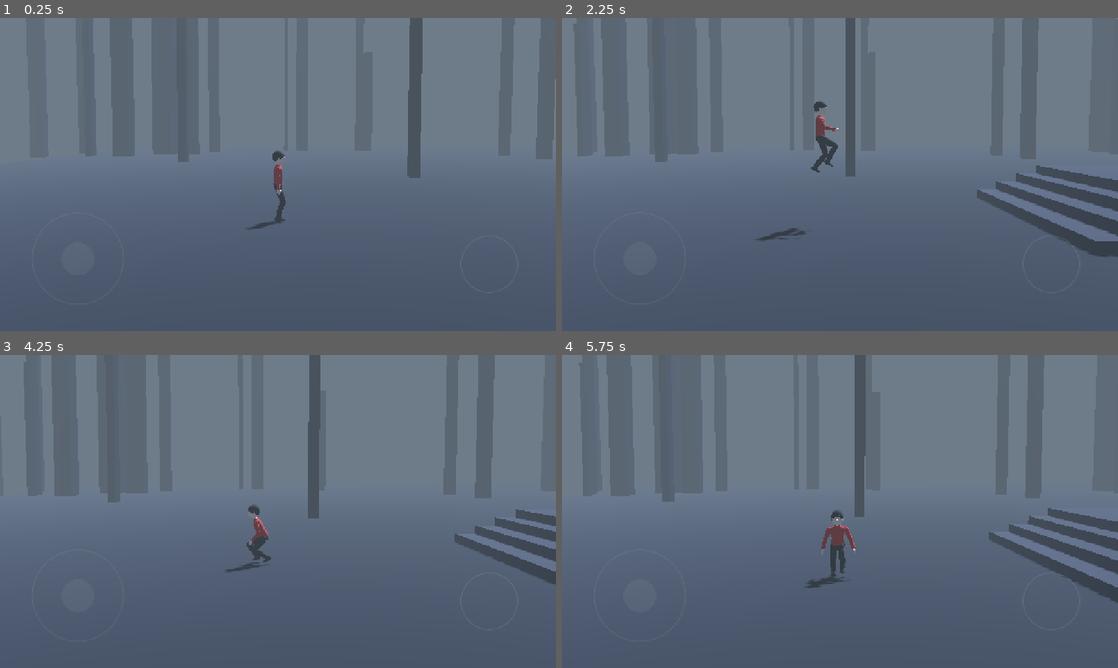
Above: before the commit, frames 1-4 (two rows, left to right).
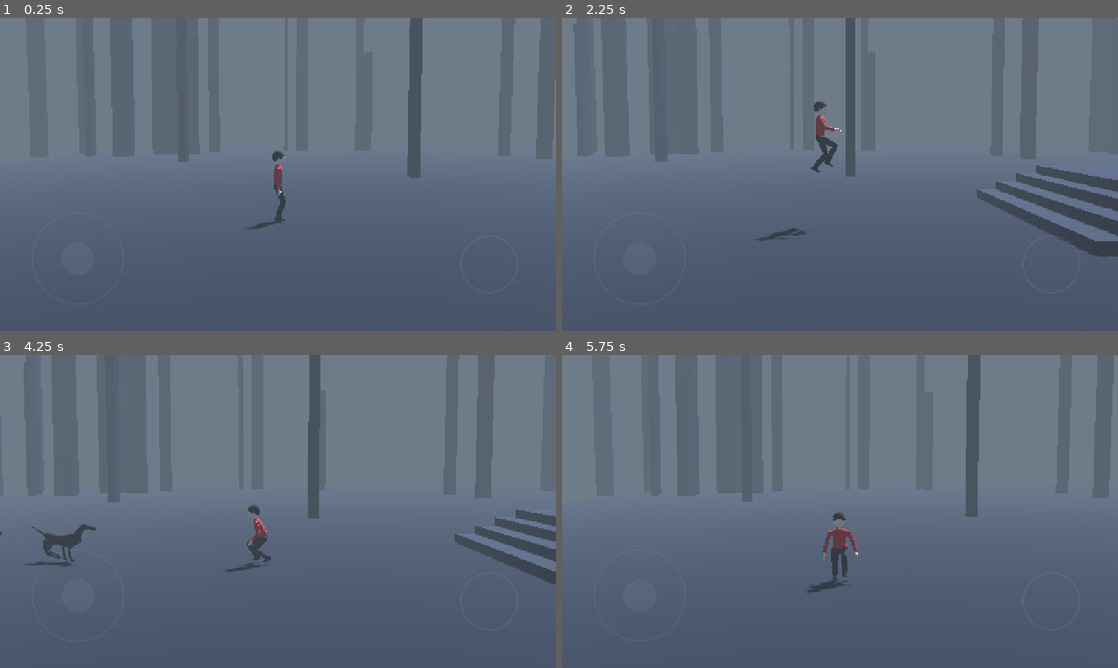
Above: after the commit, the same moments.

Repository: Sclondon/Outside
Game: Godot game, scene res://main.tscn
The game is run twice, just before and just after one commit, with the same random seed, the same clock (stepped at 60 frames per second) and the same inputs.
Inputs (mouse positions are in pixels of both pictures, inside the frame that each line leads up to):
- Up to frame 1 (0.25 s): no input
- Up to frame 2 (2.25 s): move the mouse to (962, 158) at 0.52 s; hold D (move_right) 0.53-1.25 s; hold Space (jump) 0.53-1.25 s; click (962, 158) at 0.67 s; drag from (728, 190) to (812, 237) at 1.27 s; move the mouse to (895, 105) at 2.02 s; hold D (move_right) from 2.03 s (still down); hold Space (jump) from 2.03 s (still down)
- Up to frame 3 (4.25 s): release D (move_right) at 2.75 s; release Space (jump) at 2.75 s; drag from (250, 574) to (111, 464) at 2.77 s; move the mouse to (444, 558) at 3.52 s; hold A (move_left) from 3.53 s (still down); hold Space (jump) from 3.53 s (still down)
- Up to frame 4 (5.75 s): release A (move_left) at 4.25 s; release Space (jump) at 4.25 s; drag from (673, 464) to (756, 433) at 4.27 s; move the mouse to (867, 511) at 5.02 s; hold S (move_down) from 5.03 s (still down); hold Space (jump) from 5.03 s (still down); click (867, 511) at 5.17 s

The runs differ from the first frame. In frame 1, less than 0.1% of the frame differs, in the area x 49-52%, y 44-61%; in frame 2, less than 0.1%; in frame 3, 0.5%; in frame 4, 8.7%, in the area x 11-100%, y 0-80%.

Commit message:
Hounds give chase and bay; the boy is remodelled with fused garments and proper hands
- Two hounds (Blender-built, animated in code with a trot and a flexing gallop)
  are released behind the player, leap steps, crates and gaps, hold and bark at
  gaps they cannot clear, and restart the chase when they catch you.
- Their bays and barks are synthesised in code.
- The boy's shirt, trousers and head are each fused into one smooth surface, and
  he has hands with fingers and a thumb.

Co-Authored-By: Claude Opus 5.5 <noreply@anthropic.com>
Claude-Session: https://claude.ai/code/session_01XLDTvBPdBf83Bygf8TCH2N

Diff:
--- a/scripts/character_rig.gd
+++ b/scripts/character_rig.gd
@@ -15,6 +15,8 @@
 const ANKLE := 0.05
 const UPPER_ARM := 0.2
 const FOREARM := 0.2
+## How far out the model's arms are held at rest (tools/build_character.py).
+const ARM_REST := 0.22
 const MODEL := preload("res://models/boy.glb")
 
 
@@ -257,3 +259,11 @@
 func _apply_pose() -> void:
 	for i in _joints.size():
 		_skeleton.set_bone_pose(_bones[i], _joints[i].transform)
+	# The arms are modelled held away from the body so the sleeves stay clear of
+	# the shirt; turn that back out so an unposed arm hangs straight.
+	for i in 2:
+		var rest := Basis(Vector3.BACK, (1.0 if i == 0 else -1.0) * ARM_REST)
+		var shoulder := _shoulders[i].transform
+		var elbow := _elbows[i].transform
+		_skeleton.set_bone_pose(_bones[_joints.find(_shoulders[i])], Transform3D(shoulder.basis * rest.inverse(), shoulder.origin))
+		_skeleton.set_bone_pose(_bones[_joints.find(_elbows[i])], Transform3D(rest * elbow.basis * rest.inverse(), rest * elbow.origin))
--- /dev/null
+++ b/scripts/hound.gd
@@ -0,0 +1,215 @@
+class_name Hound
+extends CharacterBody3D
+## A hound that runs the player down, baying as it comes.
+##
+## It heads straight for its target, hops steps, leaps obstacles and gaps it can
+## clear, and holds at the edge of one it cannot. Everything it needs (collider,
+## model, voice) is made here, so `Hound.new()` is a complete hound.
+
+signal caught
+signal bayed
+
+@export var run_speed := 5.4
+@export var acceleration := 16.0
+@export var turn_rate := 9.0
+@export var jump_height := 1.3
+@export var gravity := 24.0
+## Touching distance: closer than this and the chase is over.
+@export var catch_distance := 0.8
+## The widest gap it will throw itself across.
+@export var leap_distance := 2.8
+
+var target: Player
+var chasing := false
+## Heading of the model, radians around Y. Zero faces +Z.
+var facing_yaw := PI * 0.5
+## Render-rate position; the rig follows this.
+var visual_position := Vector3.ZERO
+
+var _spawn := Transform3D.IDENTITY
+var _prev_pos := Vector3.ZERO
+var _curr_pos := Vector3.ZERO
+var _jump_cooldown := 0.0
+var _bay_timer := 0.0
+var _held := false
+var _voice: AudioStreamPlayer3D
+var _rig: HoundRig
+
+static var _voices: Array[AudioStreamWAV] = []
+
+
+func _ready() -> void:
+	add_to_group(&"hounds")
+	# Hounds and the player pass through each other; only the world stops them.
+	collision_layer = 4
+	collision_mask = 1
+	floor_snap_length = 0.25
+	floor_max_angle = deg_to_rad(50.0)
+
+	var shape := SphereShape3D.new()
+	shape.radius = 0.26
+	var collider := CollisionShape3D.new()
+	collider.shape = shape
+	collider.position.y = shape.radius
+	add_child(collider)
+
+	if _voices.is_empty():
+		_voices = [_make_voice(true), _make_voice(false)]
+	_voice = AudioStreamPlayer3D.new()
+	_voice.unit_size = 14.0
+	_voice.max_distance = 70.0
+	_voice.position.y = 0.6
+	add_child(_voice)
+
+	_rig = HoundRig.new()
+	add_child(_rig)
+	_rig.top_level = true
+
+	_spawn = global_transform
+	reset()
+
+
+## Back to where it started, waiting to be let loose again.
+func reset() -> void:
+	global_transform = _spawn
+	velocity = Vector3.ZERO
+	chasing = false
+	facing_yaw = PI * 0.5
+	_bay_timer = randf_range(0.0, 0.6)
+	_prev_pos = global_position
+	_curr_pos = global_position
+	visual_position = global_position
+
+
+func _physics_process(delta: float) -> void:
+	var grounded := is_on_floor()
+	var wish := Vector3.ZERO
+	_held = false
+	_jump_cooldown -= delta
+	if chasing and target:
+		var to := target.global_position - global_position
+		var flat := Vector3(to.x, 0.0, to.z)
+		if flat.length() < catch_distance and absf(to.y) < 0.9:
+			caught.emit()
+			return
+		wish = (flat.normalized() + _spread() * 0.6).normalized()
+		if grounded:
+			wish = _negotiate(wish, to)
+
+	var current := Vector3(velocity.x, 0.0, velocity.z).move_toward(wish * run_speed, acceleration * delta)
+	velocity.x = current.x
+	velocity.z = current.z
+	if not grounded:
+		velocity.y -= gravity * delta
+	move_and_slide()
+
+	if chasing:
+		_bay_timer -= delta
+		if _bay_timer <= 0.0:
+			_bay()
+	if global_position.y < -15.0:
+		reset()
+	_prev_pos = _curr_pos
+	_curr_pos = global_position
+
+
+func _process(delta: float) -> void:
+	visual_position = _prev_pos.lerp(_curr_pos, Engine.get_physics_interpolation_fraction())
+	var heading := Vector3(velocity.x, 0.0, velocity.z)
+	if _held and target:
+		heading = target.global_position - global_position
+		heading.y = 0.0
+	if heading.length_squared() > 0.2:
+		facing_yaw = lerp_angle(facing_yaw, atan2(heading.x, heading.z), 1.0 - exp(-turn_rate * delta))
+	_rig.global_position = visual_position
+	_rig.rotation = Vector3(0.0, facing_yaw, 0.0)
+
+
+## Deals with whatever lies between here and there. Returns the direction to run.
+func _negotiate(wish: Vector3, to: Vector3) -> Vector3:
+	var here := global_position
+	if not _ground_under(here + wish * 0.8):
+		for reach: float in [1.7, leap_distance]:
+			if _ground_under(here + wish * reach):
+				_jump(jump_height * 0.6)
+				return wish
+		# Too far to leap: stand at the edge and give tongue.
+		_held = true
+		return Vector3.ZERO
+
+	var hit := KinematicCollision3D.new()
+	if test_move(global_transform, wish * 0.3, hit) and hit.get_normal().y < 0.6:
+		# A step gets a hop, anything taller the full leap.
+		var over_it := not test_move(global_transform.translated(Vector3.UP * 0.4), wish * 0.4)
+		_jump(0.35 if over_it else jump_height)
+	elif to.y > 0.7 and Vector2(to.x, to.z).length() < 1.6:
+		_jump(jump_height)
+	return wish
+
+
+func _jump(height: float) -> void:
+	if _jump_cooldown > 0.0:
+		return
+	_jump_cooldown = 0.3
+	velocity.y = sqrt(2.0 * gravity * height)
+
+
+func _ground_under(point: Vector3) -> bool:
+	var query := PhysicsRayQueryParameters3D.create(point + Vector3.UP * 0.6, point + Vector3.DOWN * 1.2, 1)
+	return not get_world_3d().direct_space_state.intersect_ray(query).is_empty()
+
+
+## Keeps the pack from running as one dog.
+func _spread() -> Vector3:
+	var push := Vector3.ZERO
+	for other: Hound in get_tree().get_nodes_in_group(&"hounds"):
+		if other == self:
+			continue
+		var away := global_position - other.global_position
+		away.y = 0.0
+		var distance := away.length()
+		if distance < 1.0 and distance > 0.001:
+			push += away / distance * (1.0 - distance)
+	return push
+
+
+func _bay() -> void:
+	# Mostly long bays; short barks when held up or closing in.
+	var close := target != null and global_position.distance_to(target.global_position) < 4.0
+	var bark := _held or (close and randf() < 0.6) or randf() < 0.2
+	_voice.stream = _voices[1 if bark else 0]
+	_voice.pitch_scale = randf_range(0.86, 1.12)
+	_voice.play()
+	_bay_timer = randf_range(0.35, 0.9) if bark else randf_range(0.9, 2.4)
+	bayed.emit()
+
+
+## Synthesises a hound's voice: a harmonic tone pushed through two throat
+## resonances, with a rasp under it. `long` is a bay, otherwise a bark.
+static func _make_voice(long: bool) -> AudioStreamWAV:
+	const RATE := 22050
+	var count := int((0.75 if long else 0.2) * RATE)
+	var data := PackedByteArray()
+	data.resize(count * 2)
+	var noise := RandomNumberGenerator.new()
+	noise.seed = 3
+	var phase := 0.0
+	for i in count:
+		var t := float(i) / count
+		# A bay swells up and falls away slowly; a bark just drops.
+		var pitch := 230.0 + 210.0 * sin(PI * pow(t, 0.55)) if long else lerpf(520.0, 240.0, pow(t, 0.6))
+		phase += TAU * pitch / RATE
+		var sample := 0.0
+		for harmonic in range(1, 9):
+			var frequency := pitch * harmonic
+			var throat := 0.25 + exp(-pow((frequency - 750.0) / 300.0, 2.0)) + 0.6 * exp(-pow((frequency - 1500.0) / 400.0, 2.0))
+			sample += sin(phase * harmonic) * throat / harmonic
+		sample *= 1.0 + 0.35 * sin(phase * 0.5)
+		sample += noise.randf_range(-1.0, 1.0) * 0.08
+		var envelope := smoothstep(0.0, 0.06, t) * (1.0 - smoothstep(0.6 if long else 0.3, 1.0, t))
+		data.encode_s16(i * 2, int(clampf(sample * envelope * 0.45, -1.0, 1.0) * 32767.0))
+	var stream := AudioStreamWAV.new()
+	stream.format = AudioStreamWAV.FORMAT_16_BITS
+	stream.mix_rate = RATE
+	stream.data = data
+	return stream
--- /dev/null
+++ b/scripts/hound_rig.gd
@@ -0,0 +1,187 @@
+class_name HoundRig
+extends Node3D
+## Drives the hound model (models/hound.glb) in code, the same way as the boy:
+## paws follow a gait cycle and are placed with IK, and the spine, head and tail
+## are layered on top. A trot at low speed becomes a gallop, where the back
+## flexes and the hind legs land just ahead of the fore.
+##
+## The joint positions must match tools/build_character.py.
+
+const MODEL := preload("res://models/hound.glb")
+const BODY := Vector3(0.0, 0.54, 0.0)
+const CHEST := Vector3(0.0, 0.02, 0.2)
+const PELVIS := Vector3(0.0, 0.01, -0.22)
+const HEAD := Vector3(0.0, 0.18, 0.24)
+const TAIL := Vector3(0.0, 0.05, -0.14)
+const LEG := 0.24
+## Height of a planted paw's joint above the ground.
+const PAW := 0.02
+## Fore left, fore right, hind left, hind right.
+const SUFFIXES: Array[String] = ["_fl", "_fr", "_rl", "_rr"]
+const HIPS: Array[Vector3] = [
+	Vector3(0.075, 0.5, 0.24), Vector3(-0.075, 0.5, 0.24),
+	Vector3(0.065, 0.5, -0.26), Vector3(-0.065, 0.5, -0.26),
+]
+## Where in the cycle each leg lands.
+const TROT: Array[float] = [0.0, 0.5, 0.5, 0.0]
+const GALLOP: Array[float] = [0.5, 0.62, 0.0, 0.12]
+
+var _hound: Hound
+var _skeleton: Skeleton3D
+var _joints: Array[Node3D] = []
+var _bones: Array[int] = []
+var _body: Node3D
+var _chest: Node3D
+var _pelvis: Node3D
+var _head: Node3D
+var _tail: Node3D
+var _uppers: Array[Node3D] = []
+var _lowers: Array[Node3D] = []
+var _paws: Array[Node3D] = []
+
+var _time := 0.0
+var _phase := 0.0
+var _run := 0.0
+var _air := 0.0
+var _crouch := 0.0
+var _crouch_velocity := 0.0
+var _bay := 0.0
+var _was_grounded := true
+
+
+func _ready() -> void:
+	_build()
+	_hound = get_parent() as Hound
+	if _hound:
+		_hound.bayed.connect(func() -> void: _bay = 1.0)
+	_time = randf() * 10.0
+
+
+func _process(delta: float) -> void:
+	if _hound == null:
+		return
+	delta = minf(delta, 1.0 / 30.0)
+	_time += delta
+	var velocity := _hound.velocity
+	var speed := Vector2(velocity.x, velocity.z).length()
+	var grounded := _hound.is_on_floor()
+
+	_run = _approach(_run, clampf(speed / _hound.run_speed, 0.0, 1.0), 8.0, delta)
+	_air = _approach(_air, 0.0 if grounded else 1.0, 12.0, delta)
+	_bay = _approach(_bay, 0.0, 4.0, delta)
+	if grounded and not _was_grounded:
+		_crouch_velocity += clampf(-velocity.y * 0.3 + 1.0, 1.0, 3.0)
+	_was_grounded = grounded
+	_crouch_velocity += (-_crouch * 240.0 - _crouch_velocity * 22.0) * delta
+	_crouch = clampf(_crouch + _crouch_velocity * delta, -0.02, 0.16)
+
+	var gallop := smoothstep(0.45, 0.75, _run)
+	var stride := lerpf(0.6, 2.0, _run)
+	var stance := lerpf(0.55, 0.32, _run)
+	if grounded:
+		_phase = fposmod(_phase + speed / stride * delta, 1.0)
+	var gait := clampf(speed, 0.0, 1.0) * (1.0 - _air)
+
+	# The back gathers and stretches once per gallop stride.
+	var flex := sin(TAU * _phase) * gallop * gait
+	var bob := -cos(TAU * 2.0 * _phase) * 0.012 * gait * (1.0 - gallop) + sin(TAU * _phase + 0.6) * 0.035 * gallop * gait
+	var pitch := _air * clampf(-velocity.y * 0.04, -0.4, 0.4)
+	_body.position = BODY + Vector3(0.0, -0.03 - 0.04 * _run - _crouch + bob, 0.0)
+	_body.rotation = Vector3(pitch, 0.0, 0.0)
+	_chest.rotation = Vector3(flex * 0.16, 0.0, 0.0)
+	_pelvis.rotation = Vector3(-flex * 0.22, 0.0, 0.0)
+
+	# Head stays on the quarry, and goes up to bay.
+	var look := 0.0
+	if _hound.target:
+		var to := _hound.target.global_position - global_position
+		look = clampf(angle_difference(rotation.y, atan2(to.x, to.z)), -0.7, 0.7)
+	_head.rotation = Vector3(-flex * 0.16 - pitch * 0.6 - _bay * 0.75 + 0.1 * _run, look, 0.0)
+	_tail.rotation = Vector3(0.25 + 0.5 * _run + _bay * 0.3, sin(_time * 9.0) * 0.22 * (0.4 + _run), 0.0)
+
+	_pose_legs(velocity.y, stride, stance, gallop, gait)
+	for i in _joints.size():
+		_skeleton.set_bone_pose(_bones[i], _joints[i].transform)
+
+
+func _pose_legs(vertical_speed: float, stride: float, stance: float, gallop: float, gait: float) -> void:
+	var to_body := _body.transform.affine_inverse()
+	var half_step := minf(stance * stride * 0.5, 0.2)
+	var lift := lerpf(0.04, 0.13, _run)
+	var rising := clampf(vertical_speed / 5.0, -1.0, 1.0) * 0.5 + 0.5
+	for i in 4:
+		var fore := i < 2
+		var rest := HIPS[i]
+		var cycle := _foot_cycle(fposmod(_phase + lerpf(TROT[i], GALLOP[i], gallop), 1.0), stance, half_step, lift)
+		var target := Vector3(rest.x, PAW + cycle.y * gait, rest.z + cycle.z * gait)
+
+		# In the air: stretched out going up, forelegs reaching for the landing coming down.
+		var stretched := rest + Vector3(0.0, -0.34, 0.22 if fore else -0.24)
+		var landing := rest + Vector3(0.0, -0.4 if fore else -0.3, 0.14 if fore else -0.06)
+		target = target.lerp(landing.lerp(stretched, rising), _air)
+
+		var spine := _chest if fore else _pelvis
+		var hip := spine.transform * (rest - BODY - spine.position)
+		_solve_leg(i, hip, to_body * target, to_body.basis * Basis(Vector3.RIGHT, lerpf(cycle.x * gait, 0.5, _air)))
+
+
+## Paw path over a gait cycle. Returns (toe pitch, height, forward).
+func _foot_cycle(phase: float, stance: float, half_step: float, lift: float) -> Vector3:
+	if phase < stance:
+		var planted := phase / stance
+		return Vector3(smoothstep(0.6, 1.0, planted) * 0.6, 0.0, lerpf(half_step, -half_step, planted))
+	var swing := (phase - stance) / (1.0 - stance)
+	return Vector3(lerpf(0.7, -0.2, swing), sin(PI * pow(swing, 0.8)) * lift, lerpf(-half_step, half_step, smoothstep(0.0, 1.0, swing)))
+
+
+## Two-bone IK in body space. Both pairs fold backwards: elbows and hocks.
+func _solve_leg(index: int, hip: Vector3, target: Vector3, paw_basis: Basis) -> void:
+	var to_target := target - hip
+	var reach := clampf(to_target.length(), 0.1, LEG * 2.0 - 0.003)
+	var direction := to_target.normalized() if to_target.length_squared() > 0.0001 else Vector3.DOWN
+	var bend_axis := direction.cross(Vector3.FORWARD)
+	bend_axis = bend_axis.normalized() if bend_axis.length_squared() > 0.0001 else Vector3.RIGHT
+	var upper_direction := direction.rotated(bend_axis, acos(clampf(reach / (2.0 * LEG), -1.0, 1.0)))
+	var knee := hip + upper_direction * LEG
+	var wrist := hip + direction * reach
+	_uppers[index].transform = Transform3D(_aim_down(upper_direction), hip)
+	_lowers[index].transform = Transform3D(_aim_down((wrist - knee).normalized()), knee)
+	_paws[index].transform = Transform3D(paw_basis, wrist)
+
+
+static func _approach(from: float, to: float, rate: float, delta: float) -> float:
+	return lerpf(from, to, 1.0 - exp(-rate * delta))
+
+
+## Basis whose -Y axis points along `direction`, keeping +Z as forward as possible.
+static func _aim_down(direction: Vector3) -> Basis:
+	var y := -direction
+	var x := y.cross(Vector3.BACK)
+	x = x.normalized() if x.length_squared() > 0.0001 else Vector3.RIGHT
+	return Basis(x, y, x.cross(y))
+
+
+func _build() -> void:
+	var model := MODEL.instantiate()
+	add_child(model)
+	_skeleton = model.find_children("*", "Skeleton3D", true, false)[0]
+	_body = _joint(self, &"body", BODY)
+	_chest = _joint(_body, &"chest", CHEST)
+	_pelvis = _joint(_body, &"pelvis", PELVIS)
+	_head = _joint(_chest, &"head", HEAD)
+	_tail = _joint(_pelvis, &"tail", TAIL)
+	for i in 4:
+		var hip := HIPS[i] - BODY
+		_uppers.append(_joint(_body, "upper" + SUFFIXES[i], hip))
+		_lowers.append(_joint(_body, "lower" + SUFFIXES[i], hip + Vector3.DOWN * LEG))
+		_paws.append(_joint(_body, "paw" + SUFFIXES[i], hip + Vector3.DOWN * LEG * 2.0))
+
+
+## Adds a pose node for a bone; its transform is copied to the skeleton each frame.
+func _joint(parent: Node3D, bone: StringName, at: Vector3) -> Node3D:
+	var joint := Node3D.new()
+	joint.position = at
+	parent.add_child(joint)
+	_joints.append(joint)
+	_bones.append(_skeleton.find_bone(bone))
+	return joint
--- a/scripts/level.gd
+++ b/scripts/level.gd
@@ -7,12 +7,20 @@
 const PROP := Color(0.21, 0.22, 0.25)
 const BACKDROP := Color(0.09, 0.1, 0.12)
 const SKY := Color(0.34, 0.38, 0.42)
+## The hounds wait here, behind the start, until the player passes RELEASE_X.
+const KENNEL: Array[Vector3] = [Vector3(-11.0, 0.1, -1.2), Vector3(-12.5, 0.1, 1.0)]
+const RELEASE_X := 4.0
+
+var _player: Player
+var _hounds: Array[Hound] = []
+var _released := false
 
 
 func _ready() -> void:
 	_build_atmosphere()
 	_build_course()
 	_build_backdrop()
+	_kennel_hounds.call_deferred()
 
 
 func _build_atmosphere() -> void:
@@ -172,3 +180,32 @@
 	# The sun is low and ahead; any specular turns the far ground into glare.
 	material.metallic_specular = 0.0
 	return material
+
+
+func _kennel_hounds() -> void:
+	_player = get_parent().get_node_or_null("Player") as Player
+	if _player == null:
+		return
+	for start in KENNEL:
+		var hound := Hound.new()
+		hound.position = start
+		hound.target = _player
+		add_child(hound)
+		hound.caught.connect(_player.respawn)
+		_hounds.append(hound)
+	# Caught or fallen, the chase starts over.
+	_player.respawned.connect(_recall_hounds)
+
+
+func _physics_process(_delta: float) -> void:
+	if _released or _player == null or _player.global_position.x < RELEASE_X:
+		return
+	_released = true
+	for hound in _hounds:
+		hound.chasing = true
+
+
+func _recall_hounds() -> void:
+	_released = false
+	for hound in _hounds:
+		hound.reset()
--- a/scripts/player.gd
+++ b/scripts/player.gd
@@ -82,6 +82,8 @@
 	floor_snap_length = max_step_height
 	floor_max_angle = deg_to_rad(46.0)
 	floor_constant_speed = true
+	# Its own layer, so hounds can run through the player rather than shove them.
+	collision_layer = 2
 	_spawn = global_transform
 	_rig.top_level = true
 	_reset_visuals()
Binary file changed: models/boy.glb
Binary file added: models/hound.glb
Not shown, added: models/hound.glb.import
Not shown, added: scripts/hound.gd.uid
Not shown, added: scripts/hound_rig.gd.uid
Not shown, changed: tools/boy.blend
Not shown, added: tools/hound.blend
